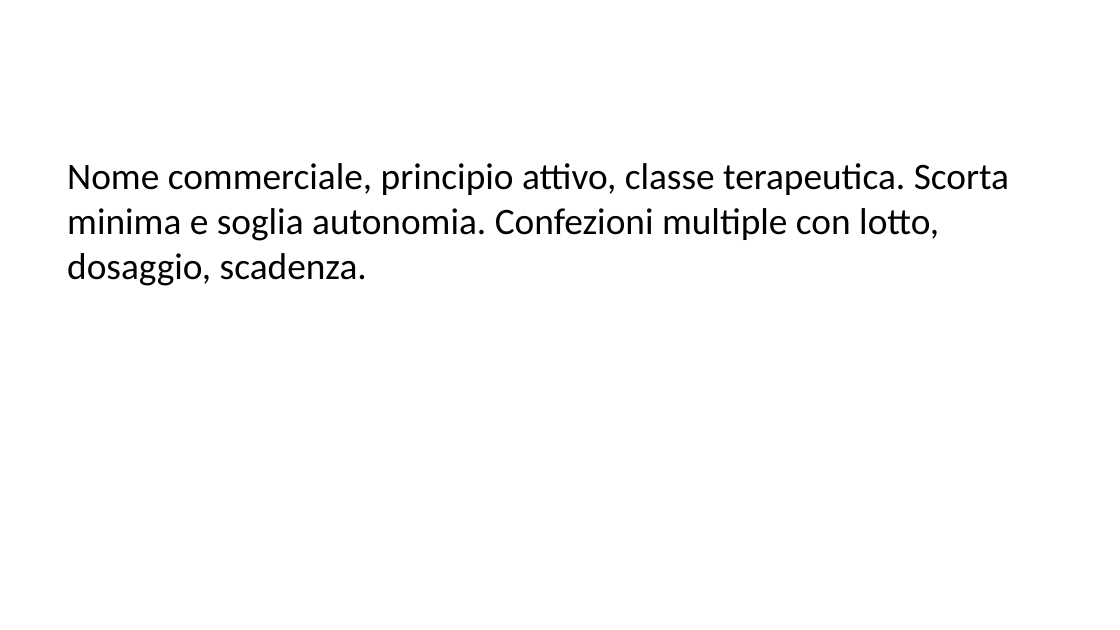
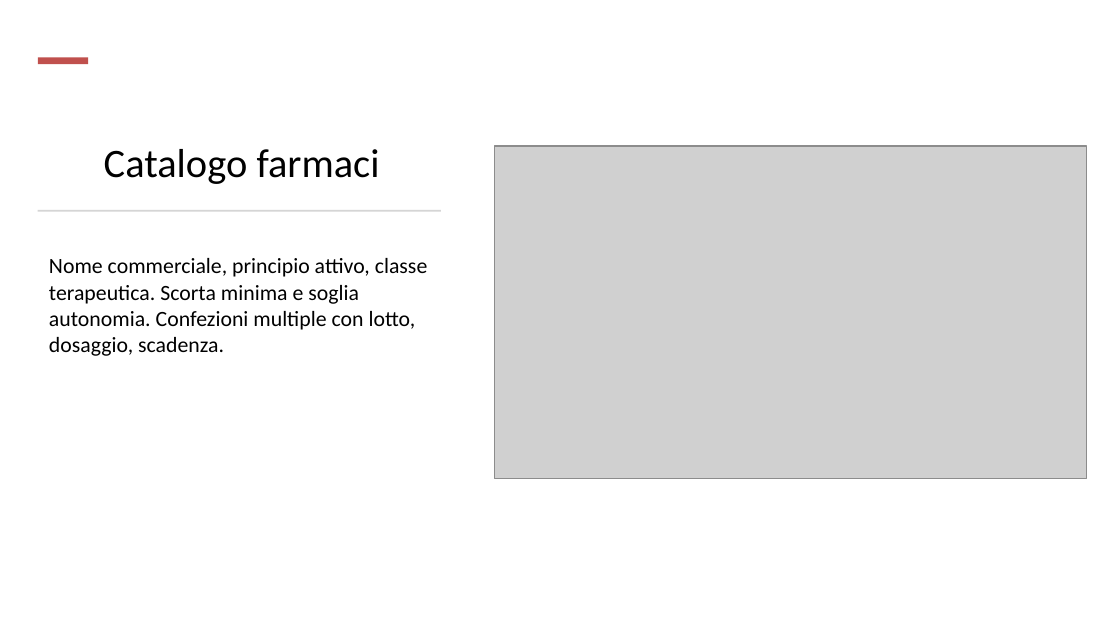
Before and after one commit to vgrazian/MediTrace, a slide deck: slide 4 of docs/presentation/medi-trace-editable.pptx (slide 7 before the commit). Drawn at 1120x630 pixels with LibreOffice and Linux fonts; fonts in the diff are those of the drawing; grey boxes stand for pictures. Boxes give left, top, right and bottom in pixels: in the first picture for what was removed or moved away, otherwise in the second. Text is boxed around its words. In the diff, an @@ line names an element or a change of style, - is before the commit and + after.

```diff
--- a/docs/presentation/medi-trace-editable.pptx
+++ b/docs/presentation/medi-trace-editable.pptx
@@ rectangle added at [38, 58, 88, 64], fill #C0504D @@
@@ title added at [104, 149, 380, 184], 26 pt, text #000000 @@
+Catalogo farmaci
@@ picture added at [495, 146, 1086, 478] @@
@@ rectangle added at [38, 209, 441, 211], fill #D5D5D5 @@
@@ text "Nome commerciale, principio attivo, classe ...": place and size @@
-text "Nome commerciale, principio attivo, classe ..." at [67, 163, 1009, 286]
+text "Nome commerciale, principio attivo, classe ..." at [49, 258, 428, 356]
@@ text "Nome commerciale, principio attivo, classe ..." at [49, 258, 428, 356]: size 24 to 14 pt; less space between paragraphs @@
```
Also in this commit, not shown: 15 other slides changed, 1 slide added, 10 slides removed, 27 other files.
